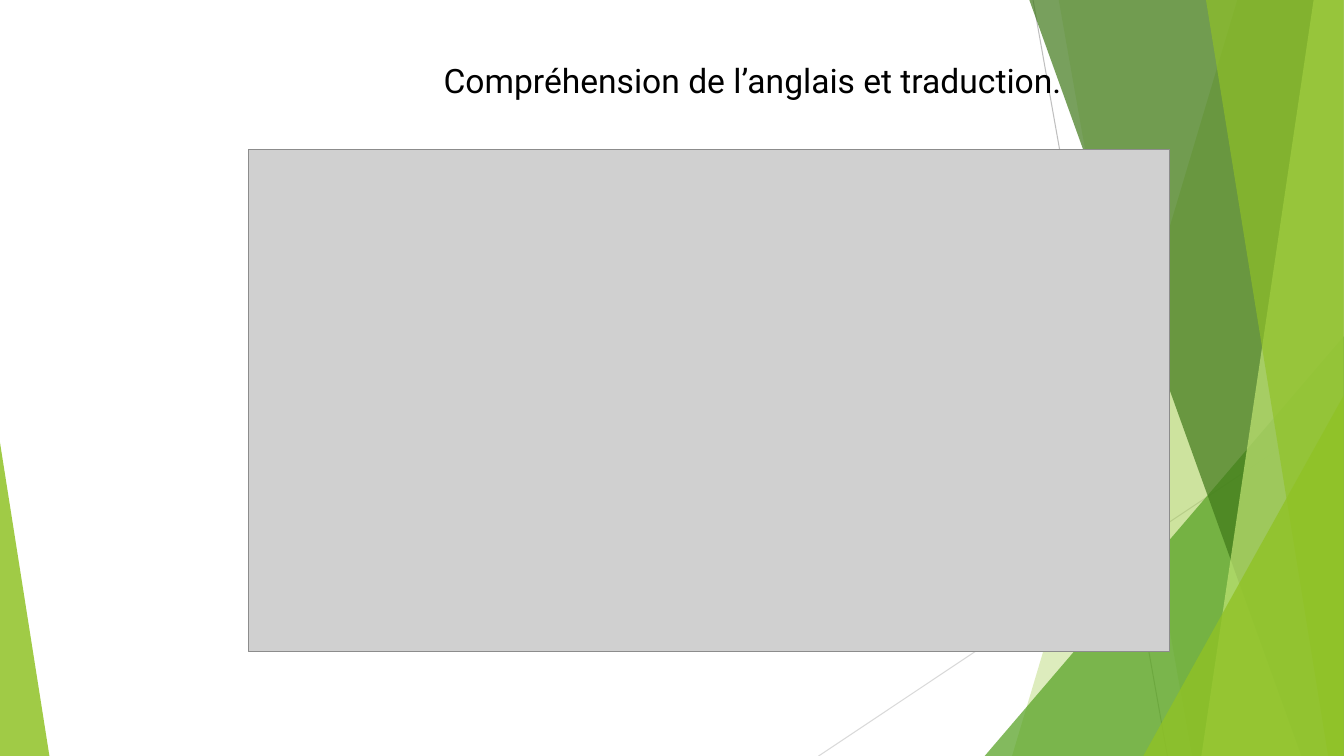
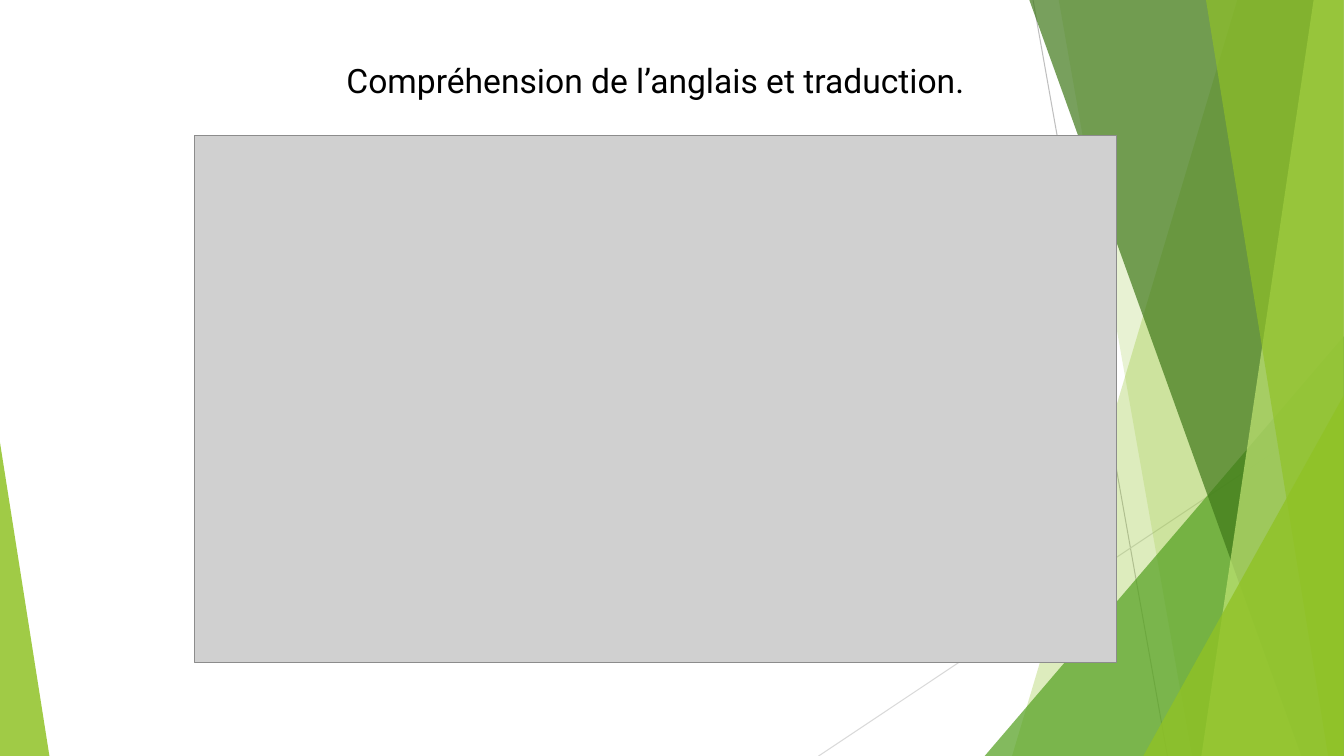
Before and after one commit to Kevin200122/DWWM, a slide deck: slide 31 of DossierProjetStage/DossierProjetBonus.odp (slide 17 before the commit). Drawn at 1344x756 pixels with LibreOffice and Linux fonts; fonts in the diff are those of the drawing; grey boxes stand for pictures. Boxes give left, top, right and bottom in pixels: in the first picture for what was removed or moved away, otherwise in the second. Text is boxed around its words. In the diff, an @@ line names an element or a change of style, - is before the commit and + after.

```diff
--- a/DossierProjetStage/DossierProjetBonus.odp
+++ b/DossierProjetStage/DossierProjetBonus.odp
@@ text "Compréhension de l’anglais et traduction." rewrapped from bbox=[444, 63, 1061, 102] to bbox=[346, 67, 964, 100] @@
@@ picture: place and size @@
-picture at bbox=[248, 149, 1170, 651]
+picture at bbox=[195, 135, 1116, 662]
```
Also in this commit, not shown: 9 other slides changed, 20 slides added, 6 slides removed, 2 other files.
